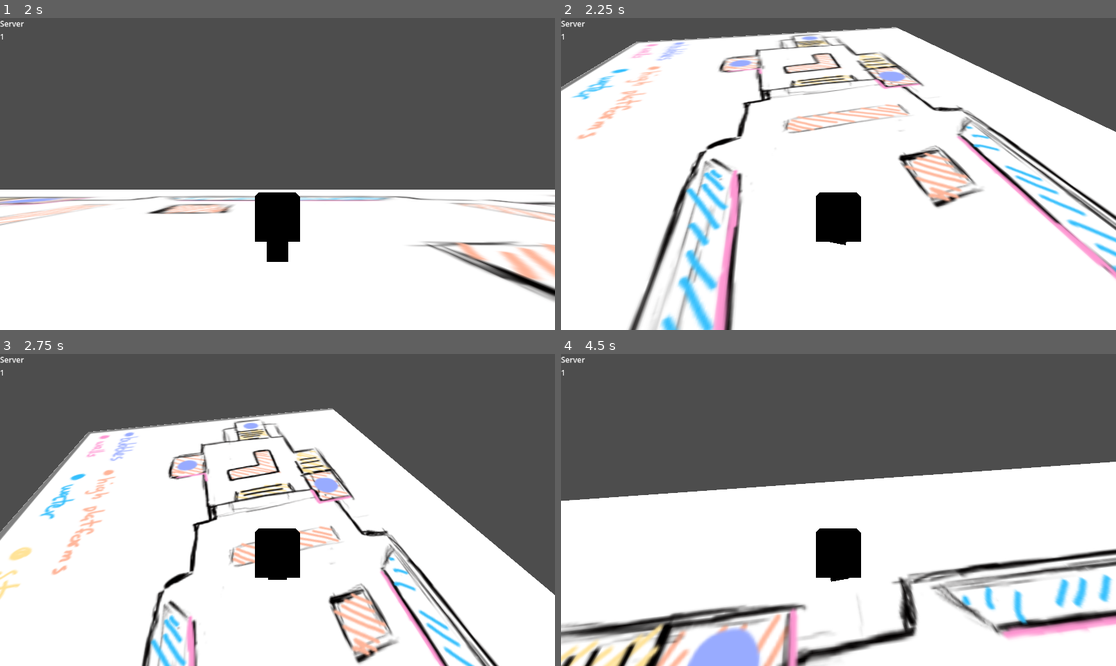
Above: before the commit, frames 1-4 (two rows, left to right).
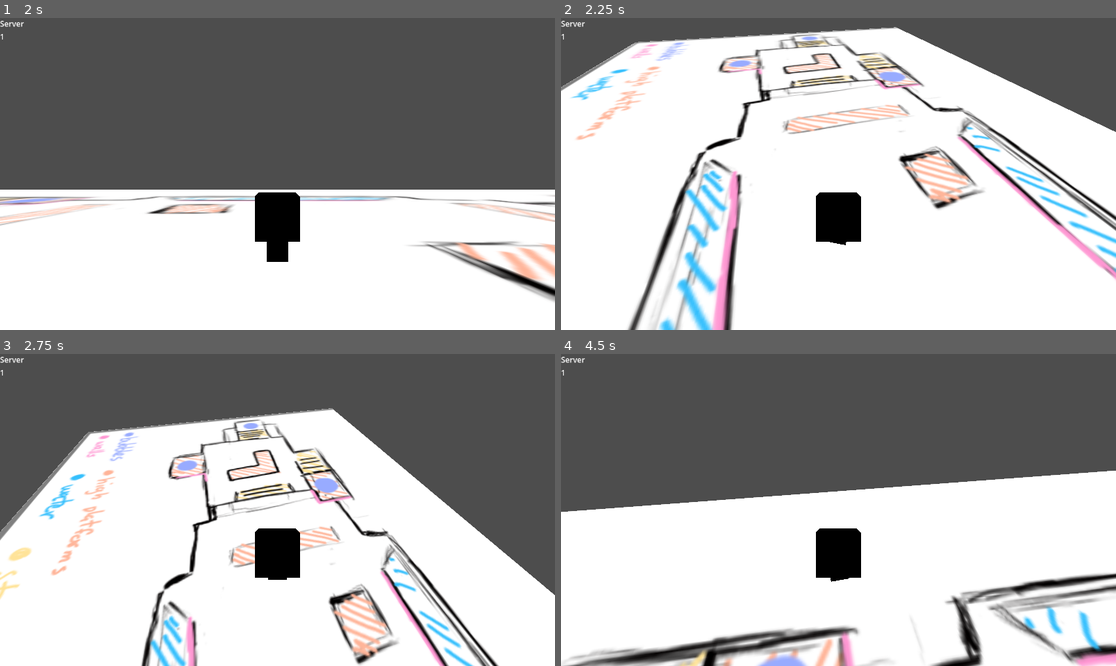
Above: after the commit, the same moments.

Repository: MeatboxDev/GameJam2025
Game: Godot game, scene res://Networking/Network.tscn
Same seed, same stepped clock (60 frames per second), same inputs: the game is played once before the commit and once after it.
Inputs (mouse positions are in pixels of both pictures, inside the frame that each line leads up to):
- Up to frame 1 (2 s): tap Enter (ui_accept) at 0.5, 0.77 s; move the mouse to (399, 158) at 0.52 s; hold Right (ui_right) 0.53-1.25 s; hold Space 0.53-1.25 s; click "Host" at 1.25 s
- Up to frame 2 (2.25 s): move the mouse to (810, 174) at 2.02 s; hold Up (ui_up) from 2.03 s (still down); tap Space at 2.1 s
- Up to frame 3 (2.75 s): keep holding Up (ui_up); tap Enter (ui_accept) at 2.27 s
- Up to frame 4 (4.5 s): keep holding Up (ui_up); move the mouse to (849, 503) at 2.77 s; hold Space 2.78-3.53 s; move the mouse to (832, 516) at 3.52 s; tap Space at 3.6 s; tap Enter (ui_accept) at 3.77 s; move the mouse to (877, 513) at 4.27 s; hold Space from 4.28 s (still down)

Frame 1 is identical in both runs. In frame 2, 6.4% of the frame differs, in the area x 0-100%, y 2-100%; in frame 3, 2.1%; in frame 4, 19%, in the area x 0-100%, y 34-100%.

Commit message:
Got bubbles "WORKING"

Diff:
--- a/Networking/Movement.gd
+++ b/Networking/Movement.gd
@@ -2,6 +2,9 @@
 
 const DEG_45: float = PI/4.0
 const DEG_N45: float = -DEG_45
+
+@onready var stomp_area: Area3D = $StompArea
+@onready var push_area: Area3D = $PushArea
 
 @onready var body: Node = $Body
 @onready var head: Node = $Head
@@ -51,12 +54,23 @@
 	if _movement.x:
 		body.rotate_y(angle_difference(body.rotation.y + sign(_movement.x) * DEG_45, head.rotation.y)/10.0)
 
-	velocity += _movement.rotated(Vector3.UP, head.rotation.y)
+	# If velocity is over 3 times the max in the XZ axys, just lock it to that
+	if xyz_to_xz(velocity).length() > MAX_SPEED * 3:
+		velocity = normalize_xz(velocity, MAX_SPEED*3)
+		return
+
+	# First we check to see if we're over the limit in the XZ axys without doing any movement
+	# if we are, deccelerate at a custom pace, and do nothing more
+	if round(xyz_to_xz(velocity).length()) > MAX_SPEED:
+		velocity = move_toward_xz(velocity, Vector3.ZERO, DECEL_SPEED / 4)
+		return
 
 
-	if xyz_to_xz(self.velocity).length() > MAX_SPEED:
+	velocity += _movement.rotated(Vector3.UP, head.rotation.y)
+	if xyz_to_xz(velocity).length() > MAX_SPEED:
 		velocity = normalize_xz(velocity, MAX_SPEED)
-	if (not (_up or _down or _left or _right)) or ((_up and _down) or (_right and _left)):
+
+	if is_on_floor() and (not (_up or _down or _left or _right)) or ((_up and _down) or (_right and _left)):
 		velocity = move_toward_xz(velocity, Vector3.ZERO, DECEL_SPEED)
 
 func _process(_delta: float) -> void:
@@ -67,9 +81,27 @@
 	else: velocity.y -= 1
 
 	if (is_on_floor() and Input.is_key_pressed(KEY_SPACE)):
+		velocity *= 2
 		velocity.y += JUMP_FORCE
 
 	calculate_horizontal_movement()
+
+	var pushbacks = push_area.get_overlapping_bodies()
+	if pushbacks.size() != 0:
+		for b in pushbacks:
+			if b.is_in_group("Bubble"):
+				velocity.x += sign(abs(b.position.x) - abs(position.x))*MAX_SPEED
+				if (b.position.z > position.z):
+					velocity.z += sign(abs(b.position.z) - abs(position.z))*MAX_SPEED
+				else: velocity.z -= sign(abs(b.position.z) - abs(position.z))*MAX_SPEED
+
+	var stomps = stomp_area.get_overlapping_bodies()
+	if stomps.size() != 0:
+		for b in stomps:
+			if b.is_in_group("Bubble"):
+				velocity *= 3
+				velocity.y = JUMP_FORCE
+
 	move_and_slide()
 	rpc("remote_set_position", global_position)
 
--- a/Networking/test_character.tscn
+++ b/Networking/test_character.tscn
@@ -10,6 +10,14 @@
 
 [sub_resource type="BoxShape3D" id="BoxShape3D_5oo6s"]
 size = Vector3(2, 3, 2)
+
+[sub_resource type="CylinderShape3D" id="CylinderShape3D_5vp2o"]
+height = 0.824465
+radius = 1.5
+
+[sub_resource type="CylinderShape3D" id="CylinderShape3D_pc1rs"]
+height = 2.5
+radius = 1.5
 
 [node name="CharacterBody3D" type="CharacterBody3D"]
 script = ExtResource("1_n8brg")
@@ -33,3 +41,16 @@
 [node name="CollisionShape3D" type="CollisionShape3D" parent="."]
 transform = Transform3D(1, 0, 0, 0, 1, 0, 0, 0, 1, 0, 0.5, 0)
 shape = SubResource("BoxShape3D_5oo6s")
+
+[node name="StompArea" type="Area3D" parent="."]
+transform = Transform3D(1, 0, 0, 0, 1, 0, 0, 0, 1, 0, -1, 0)
+
+[node name="CollisionShape3D" type="CollisionShape3D" parent="StompArea"]
+transform = Transform3D(1, 0, 0, 0, 1, 0, 0, 0, 1, 0, 0.211663, 0)
+shape = SubResource("CylinderShape3D_5vp2o")
+
+[node name="PushArea" type="Area3D" parent="."]
+
+[node name="CollisionShape3D2" type="CollisionShape3D" parent="PushArea"]
+transform = Transform3D(1, 0, 0, 0, 1, 0, 0, 0, 1, 0, 0.680305, 0)
+shape = SubResource("CylinderShape3D_pc1rs")
--- /dev/null
+++ b/Testing/bubble.tscn
@@ -0,0 +1,18 @@
+[gd_scene load_steps=3 format=3 uid="uid://crqbqe60pjvvj"]
+
+[sub_resource type="SphereShape3D" id="SphereShape3D_02rix"]
+radius = 1.87772
+
+[sub_resource type="SphereMesh" id="SphereMesh_fhe44"]
+radius = 2.0
+height = 4.0
+radial_segments = 32
+
+[node name="StaticBody3D" type="StaticBody3D" groups=["Bubble"]]
+
+[node name="CollisionShape3D" type="CollisionShape3D" parent="."]
+shape = SubResource("SphereShape3D_02rix")
+
+[node name="MeshInstance3D" type="MeshInstance3D" parent="."]
+mesh = SubResource("SphereMesh_fhe44")
+skeleton = NodePath("../..")
--- a/Testing/test_scene.tscn
+++ b/Testing/test_scene.tscn
@@ -1,6 +1,7 @@
-[gd_scene load_steps=4 format=3 uid="uid://bpd2o4pcms4nl"]
+[gd_scene load_steps=5 format=3 uid="uid://bpd2o4pcms4nl"]
 
 [ext_resource type="PackedScene" uid="uid://bgm7yu8dotoe7" path="res://Networking/test_character.tscn" id="1_wt0fi"]
+[ext_resource type="PackedScene" uid="uid://crqbqe60pjvvj" path="res://Testing/bubble.tscn" id="2_kcwcx"]
 
 [sub_resource type="PlaneMesh" id="PlaneMesh_04wgp"]
 size = Vector2(200, 200)
@@ -47,3 +48,6 @@
 [node name="CharacterBody3D" parent="." instance=ExtResource("1_wt0fi")]
 transform = Transform3D(1, 0, 0, 0, 1, 0, 0, 0, 1, 0, 2, 0)
 SENSITIVITY = 0.003
+
+[node name="StaticBody3D" parent="." instance=ExtResource("2_kcwcx")]
+transform = Transform3D(1, 0, 0, 0, 1, 0, 0, 0, 1, -12, 2, 0)
--- a/project.godot
+++ b/project.godot
@@ -14,3 +14,7 @@
 run/main_scene="res://Networking/Network.tscn"
 config/features=PackedStringArray("4.3", "Forward Plus")
 config/icon="res://icon.svg"
+
+[global_group]
+
+Bubble=""
Not shown: 1 places in Networking/test_character.tscn that only renumber resources
